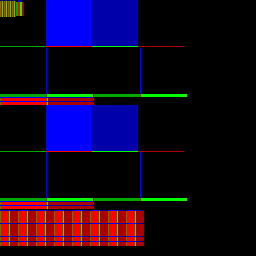
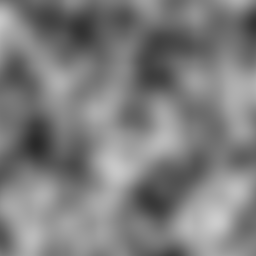
Two versions of the same layered image (256x256). Layer-by-layer changes:
removed layer "flywheel_large.png" over [0, 0, 256, 256]
added layer "noise_2" above "noise_1" over [0, 0, 256, 256]
